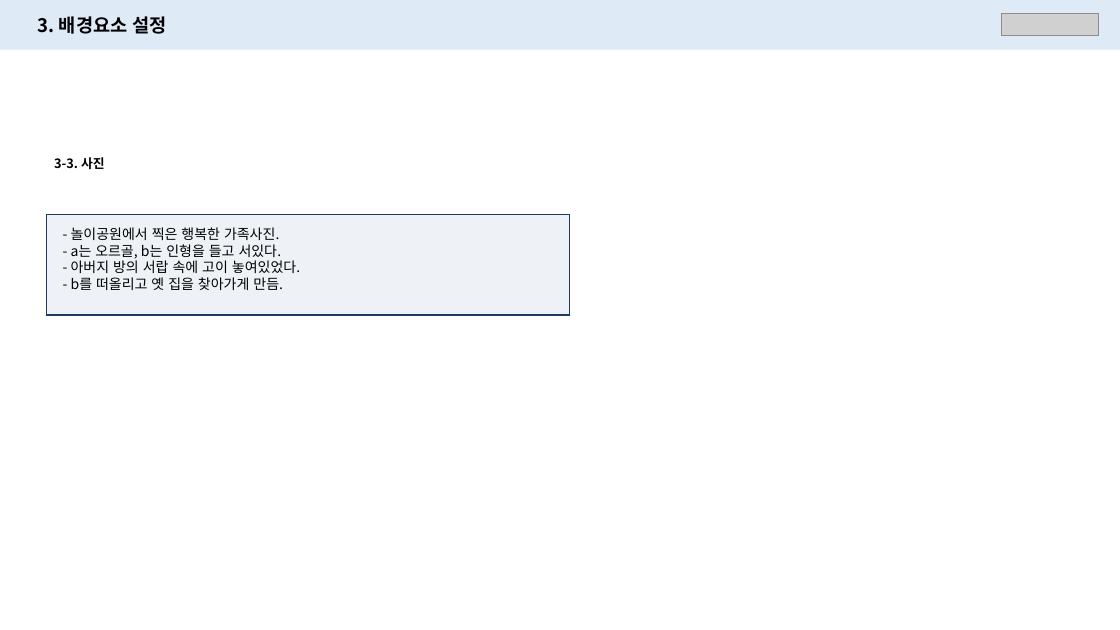
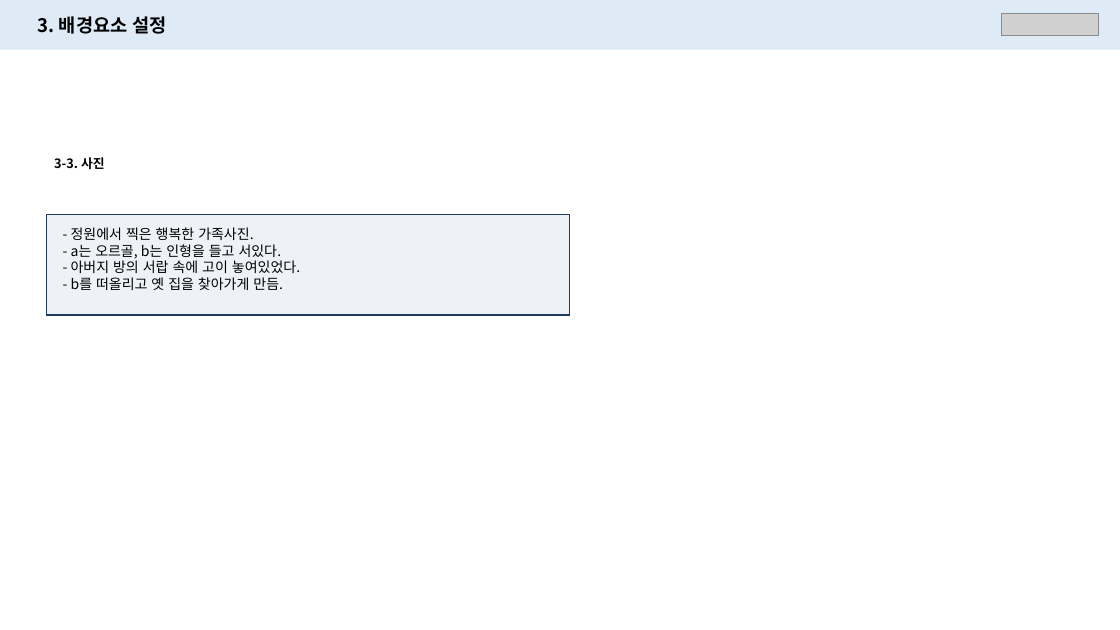
Before and after one commit to PerfectEgg/-Receivers, a slide deck: slide 13 of Doc/Story/캐릭터 설정_v1.02.pptx. Drawn at 1120x630 pixels with LibreOffice and Linux fonts; fonts in the diff are those of the drawing; grey boxes stand for pictures. Boxes give left, top, right and bottom in pixels: in the first picture for what was removed or moved away, otherwise in the second. Text is boxed around its words. In the diff, an @@ line names an element or a change of style, - is before the commit and + after.

```diff
--- a/Doc/Story/캐릭터 설정_v1.02.pptx
+++ b/Doc/Story/캐릭터 설정_v1.02.pptx
@@ text at <box>71,227,253,240</box>: text changed @@
-- 놀이공원에서 찍은 행복한 가족사진.
+- 정원에서 찍은 행복한 가족사진.
```
Also in this commit, not shown: 8 other slides changed, 1 other file.
